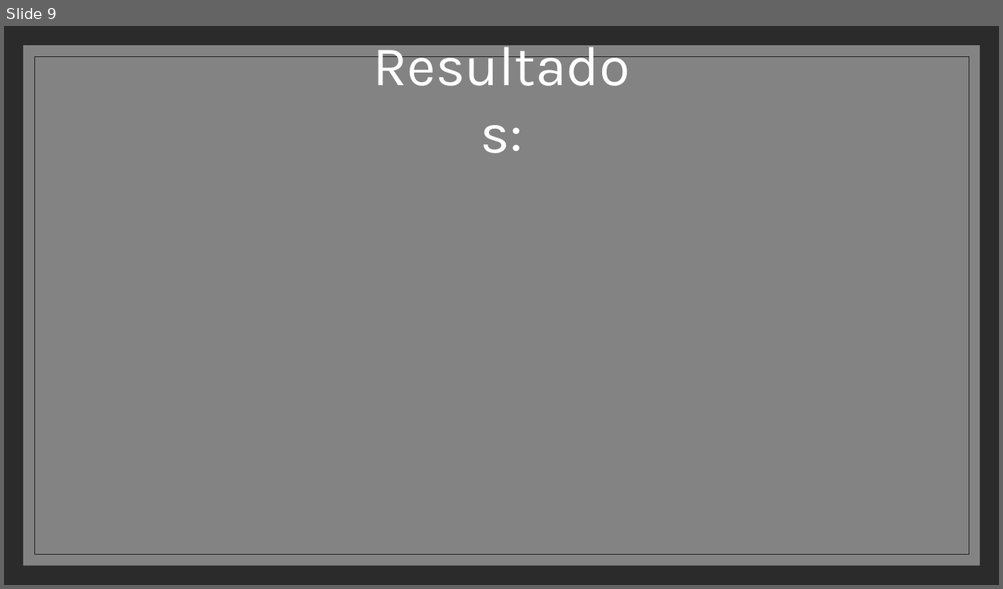
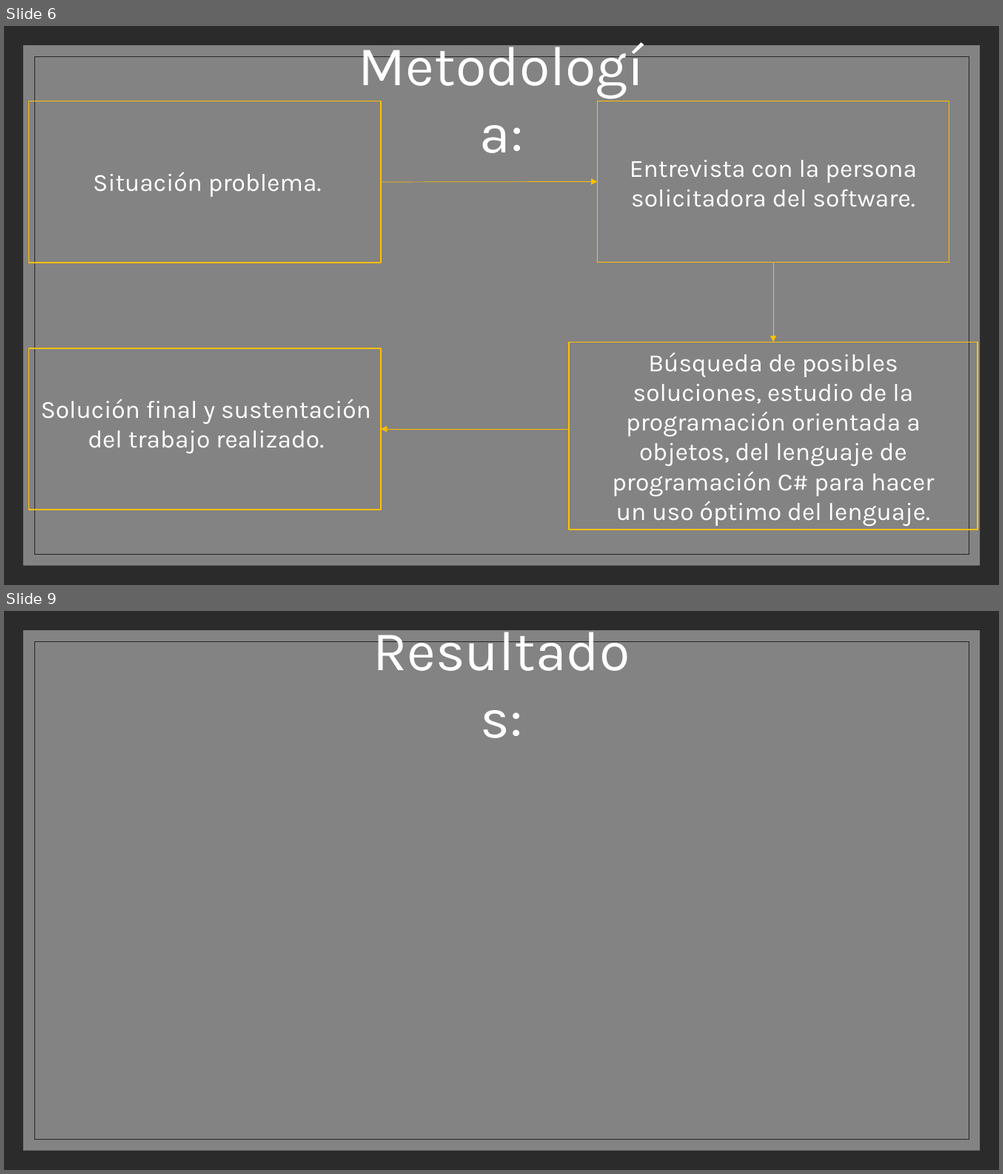
Before and after one commit to SIRVALICIO/TrabajoDeProgramacion, a slide deck: ptimera wpf/Proyecto de semestre.pptx. Shown one above the other, each under a label of ours: slide 9 before the commit, slides 6 and 9 after it; the slides between them are not shown. The pictures are 1003x589 and 1003x1174 pixels, drawn with LibreOffice and Linux fonts; fonts in the diff are those of the drawing; background and template pictures are left out; a plain dark background stands for a picture behind light text. Boxes give left, top, right and bottom in pixels: in the first picture for what was removed or moved away, otherwise in the second. Text is boxed around its words. In the diff, an @@ line names an element or a change of style, - is before the commit and + after.

```diff
--- a/ptimera wpf/Proyecto de semestre.pptx
+++ b/ptimera wpf/Proyecto de semestre.pptx
@@ slide 6 added at [4,26,999,585], background picture (left out); not listed: 3 template elements that a slide beside it also shows @@
@@ text added at [341,26,663,101], 54 pt, text #FFFFFF @@
+Metodología:
@@ rectangle added at [28,101,381,264], outline #FFC000 1 pt @@
@@ rectangle added at [597,101,949,263], outline #FFC000 1 pt @@
@@ text added at [93,172,321,197], 24 pt, text #FFFFFF @@
+Situación problema.
@@ text added at [629,160,916,207], 24 pt, text #FFFFFF @@
+Entrevista con la persona solicitadora del software.
@@ arrow added from (381, 182) to (597, 182), #FFC000 0.5 pt @@
@@ arrow added from (774, 263) to (774, 342), #FFC000 0.5 pt @@
@@ rectangle added at [28,349,381,510], outline #FFC000 1 pt @@
@@ rectangle added at [569,342,978,531], outline #FFC000 1 pt @@
@@ text added at [612,352,933,526], 24 pt, text #FFFFFF @@
+Búsqueda de posibles soluciones, estudio de la programación orientada a objetos, del lenguaje de programación C# para hacer un uso óptimo del lenguaje.
@@ text added at [41,399,371,454], 24 pt, text #FFFFFF @@
+Solución final y sustentación del trabajo realizado.
@@ arrow added from (569, 429) to (381, 429), #FFC000 0.5 pt @@
```
Also in this commit, not shown: 6 slides changed, 2 other slides added, 3 slides removed.
